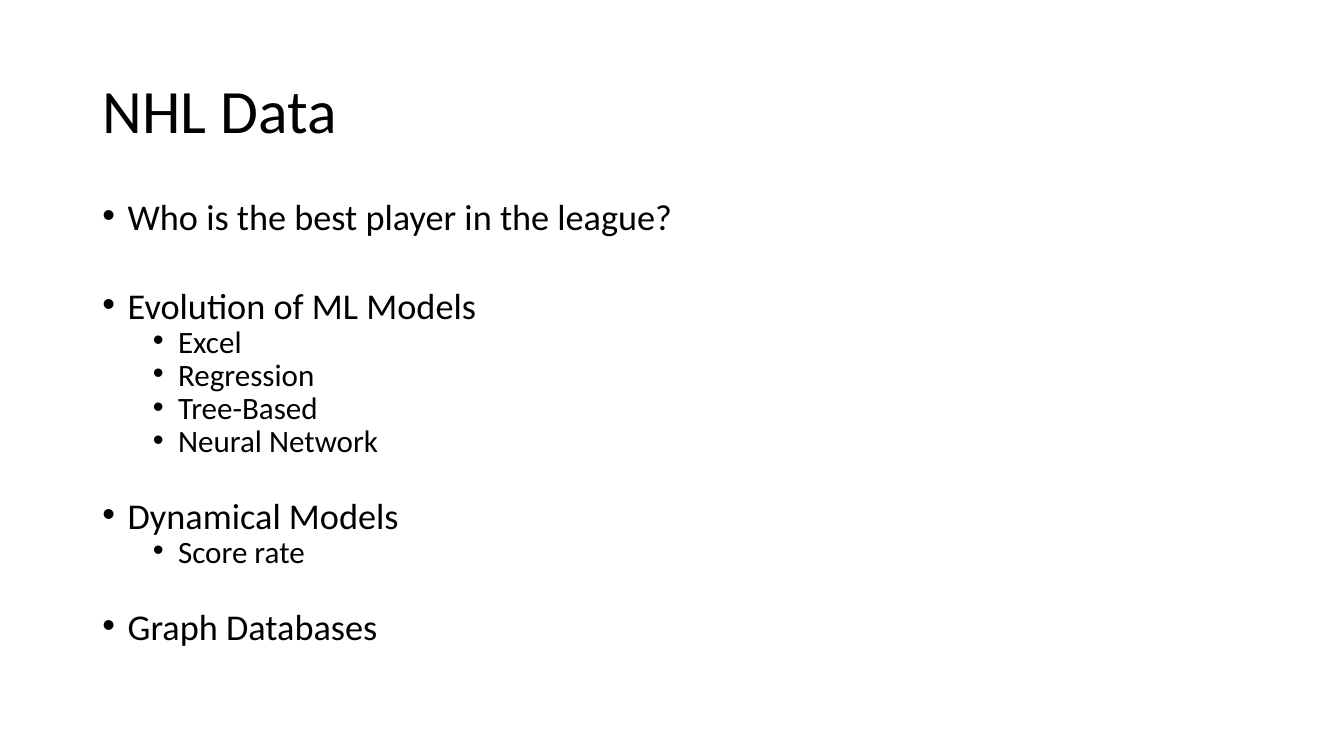
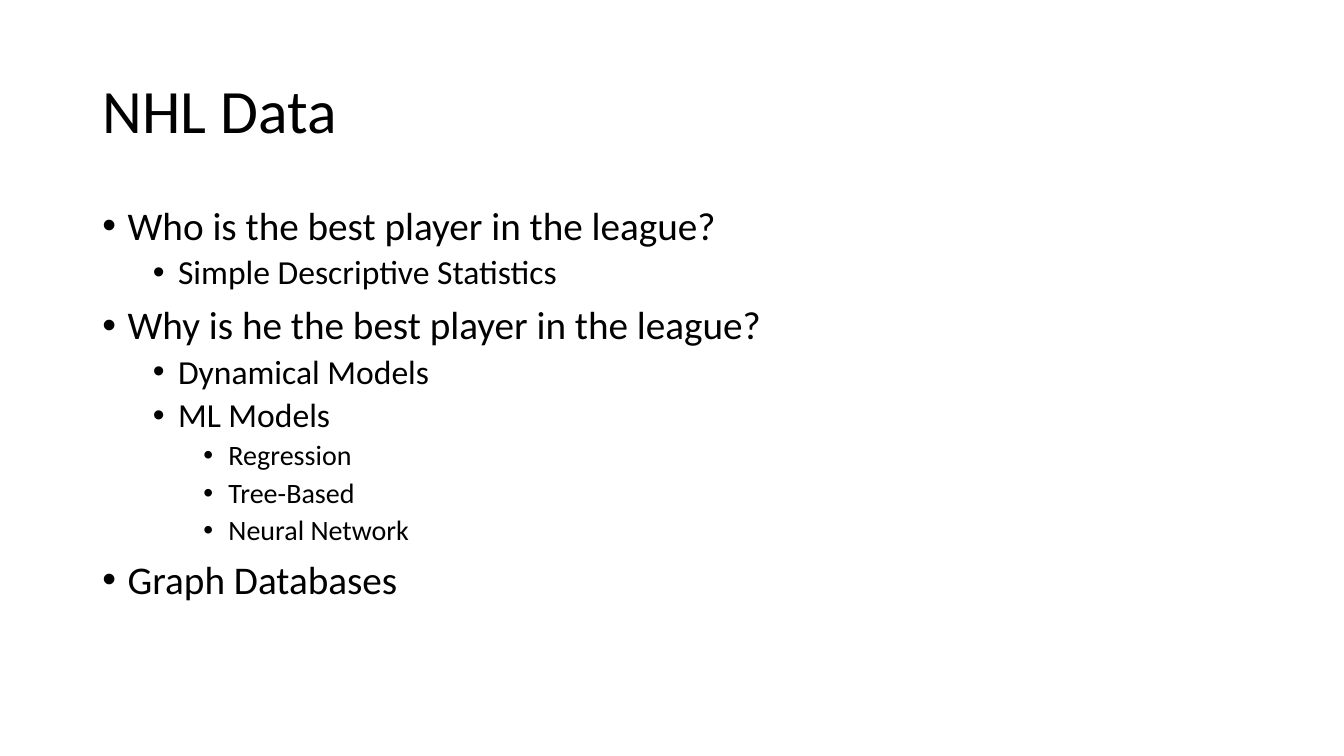
Before and after one commit to jamessdixon/swe4s, a slide deck: slide 10 of SWES_MachineLearning.pptx (slide 11 before the commit). Drawn at 1344x756 pixels with LibreOffice and Linux fonts; fonts in the diff are those of the drawing. Boxes give left, top, right and bottom in pixels: in the first picture for what was removed or moved away, otherwise in the second. Text is boxed around its words. In the diff, an @@ line names an element or a change of style, - is before the commit and + after.

```diff
--- a/SWES_MachineLearning.pptx
+++ b/SWES_MachineLearning.pptx
@@ text at (128,212,716,601): size 25.9 to 28 pt in "Who is the best player in the ...", "Graph Databases"; size 22.2 to 20 pt in "Regression", "Tree-Based", "Neural Network"; line spacing 0.7 to 0.9; list level 2 to 3 in "Regression"; list level 2 to 3 in "Tree-Based"; list level 2 to 3 in "Neural Network" @@
@@ text at (128,260,761,428): text changed; size 25.9 to 24 pt @@
-• Evolution of ML Models
-  • Excel
+  • Simple Descriptive Statistics
+• Why is he the best player in the league?
+  • Dynamical Models
+  • ML Models
@@ text at (128,503,399,564): paragraphs removed @@
-• Dynamical Models
-  • Score rate
```
Also in this commit, not shown: 1 other slide changed, 5 other files.
